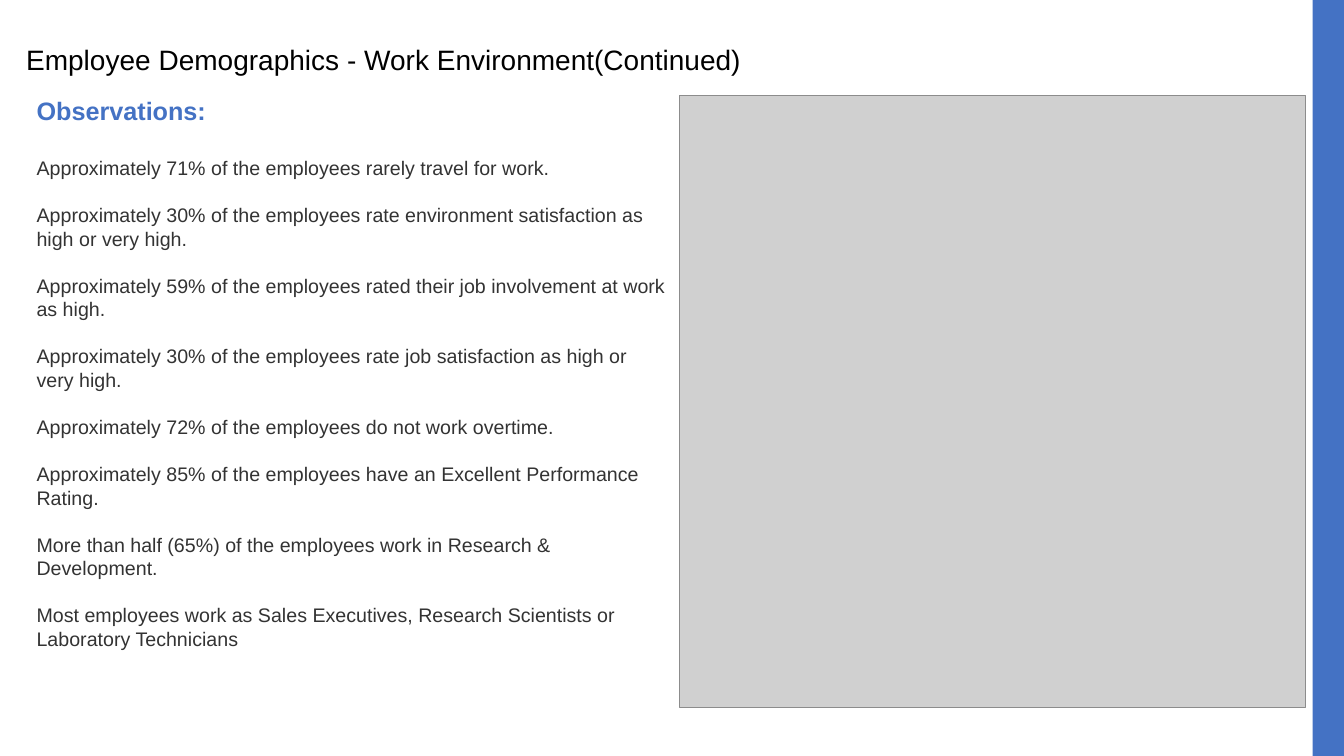
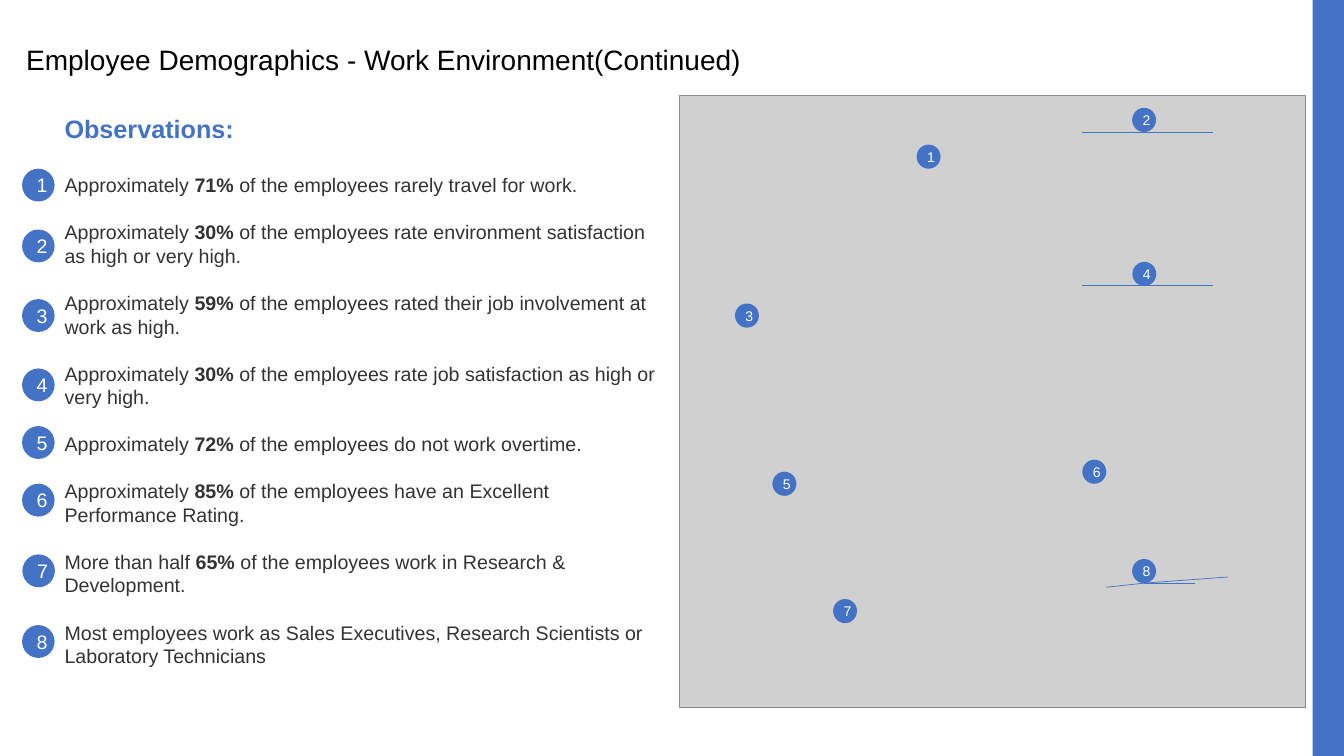
Before and after one commit to jbcroom/DS6306-MinerLeague-CaseStudy2, a slide deck: slide 7 of MinerLeague Presentation Case Study 2.pptx (slide 8 before the commit). Drawn at 1344x756 pixels with LibreOffice and Linux fonts; fonts in the diff are those of the drawing; grey boxes stand for pictures. Boxes give left, top, right and bottom in pixels: in the first picture for what was removed or moved away, otherwise in the second. Text is boxed around its words. In the diff, an @@ line names an element or a change of style, - is before the commit and + after.

```diff
--- a/MinerLeague Presentation Case Study 2.pptx
+++ b/MinerLeague Presentation Case Study 2.pptx
@@ text "Observations:": place and size @@
-text "Observations:" at (37,101,664,650)
+text "Observations:" at (65,119,654,667)
@@ ellipse added at (1132,108,1156,132), fill #4472C4, 10 pt, text #FFFFFF @@
+2
@@ ellipse added at (917,144,941,168), fill #4472C4, 10 pt, text #FFFFFF @@
+1
@@ line added from (1083, 132) to (1144, 132), #4472C4 0.5 pt @@
@@ line added from (1144, 132) to (1214, 132), #4472C4 0.5 pt @@
@@ ellipse added at (22,168,54,202), fill #4472C4, 14 pt, text #FFFFFF @@
+1
@@ text at (65,177,654,526): bold on in "71%", "30%", "59%", "30%" and 2 more places @@
@@ ellipse added at (22,230,54,263), fill #4472C4, 14 pt, text #FFFFFF @@
+2
@@ ellipse added at (1132,262,1156,286), fill #4472C4, 10 pt, text #FFFFFF @@
+4
@@ ellipse added at (22,299,54,333), fill #4472C4, 14 pt, text #FFFFFF @@
+3
@@ line added from (1083, 285) to (1144, 285), #4472C4 0.5 pt @@
@@ line added from (1144, 285) to (1214, 285), #4472C4 0.5 pt @@
@@ ellipse added at (735,303,759,328), fill #4472C4, 10 pt, text #FFFFFF @@
+3
@@ ellipse added at (22,369,54,402), fill #4472C4, 14 pt, text #FFFFFF @@
+4
@@ ellipse added at (22,426,54,460), fill #4472C4, 14 pt, text #FFFFFF @@
+5
@@ ellipse added at (772,472,797,496), fill #4472C4, 10 pt, text #FFFFFF @@
+5
@@ ellipse added at (1083,460,1107,484), fill #4472C4, 10 pt, text #FFFFFF @@
+6
@@ ellipse added at (22,484,54,517), fill #4472C4, 14 pt, text #FFFFFF @@
+6
@@ ellipse added at (22,555,54,588), fill #4472C4, 14 pt, text #FFFFFF @@
+7
@@ text at (65,554,547,596): text changed @@
-More than half (65%) of the employees work in Research & Development.
+More than half 65% of the employees work in Research & Development.
@@ ellipse added at (1132,560,1156,584), fill #4472C4, 10 pt, text #FFFFFF @@
+8
@@ ellipse added at (833,599,857,623), fill #4472C4, 10 pt, text #FFFFFF @@
+7
@@ line added from (1107, 588) to (1144, 584), #4472C4 0.5 pt @@
@@ line added from (1195, 584) to (1144, 584), #4472C4 0.5 pt @@
@@ line added from (1228, 577) to (1144, 584), #4472C4 0.5 pt @@
@@ ellipse added at (22,625,54,658), fill #4472C4, 14 pt, text #FFFFFF @@
+8
```
Also in this commit, not shown: 5 other slides changed, 1 slide added, 2 slides removed.
